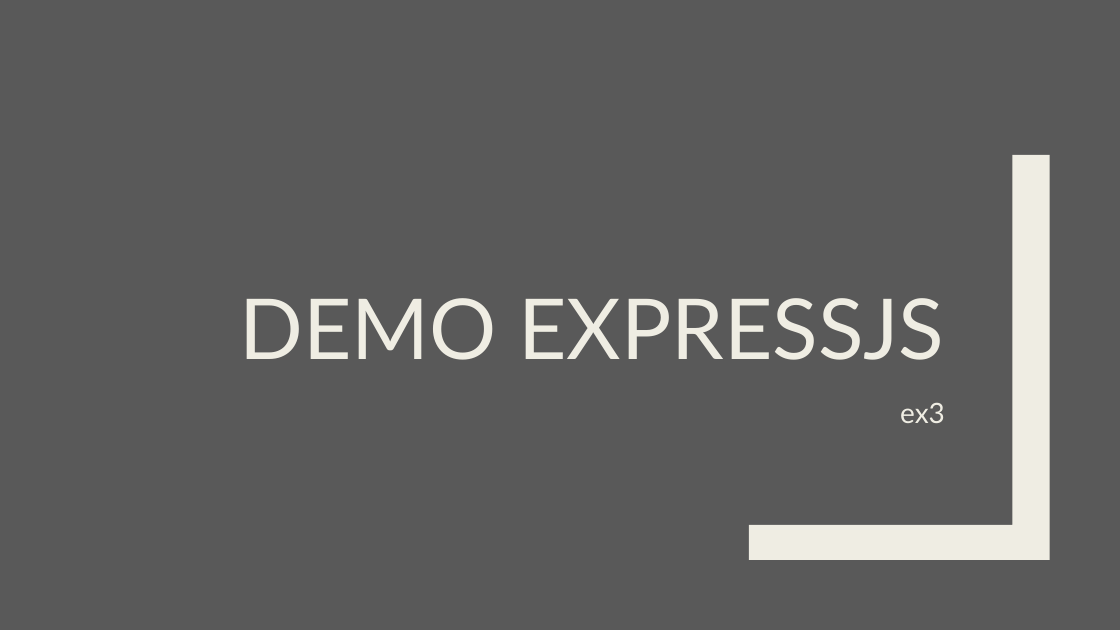
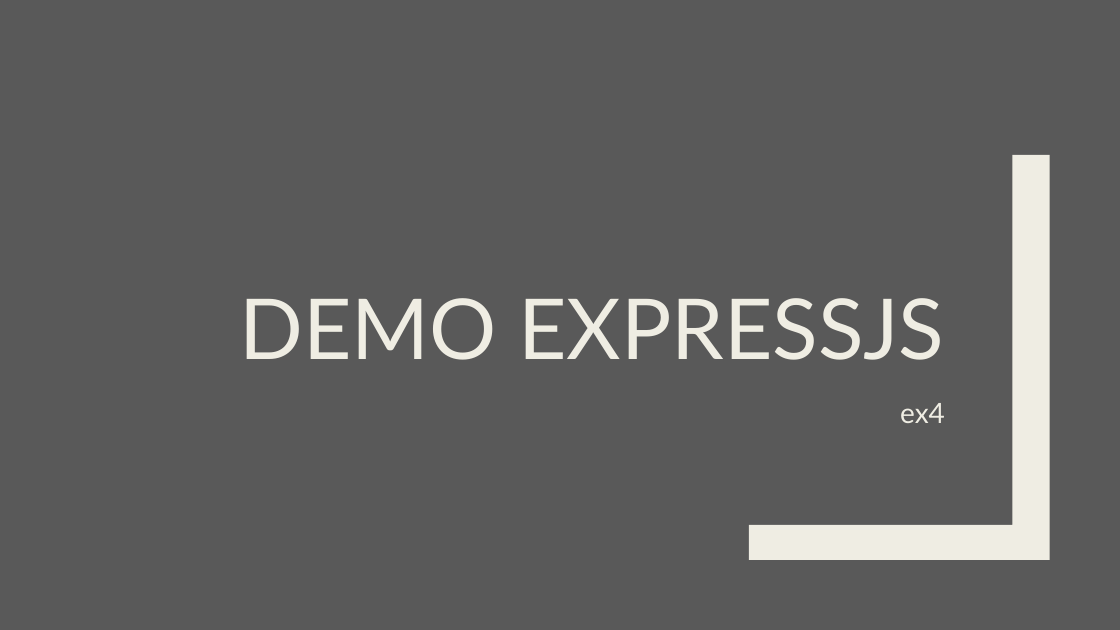
Before and after one commit to pkyurkchiev/mean-stack, a slide deck: slide 26 of presentations/nodeJS.pptx. Drawn at 1120x630 pixels with LibreOffice and Linux fonts; fonts in the diff are those of the drawing. Boxes give left, top, right and bottom in pixels: in the first picture for what was removed or moved away, otherwise in the second. Text is boxed around its words. In the diff, an @@ line names an element or a change of style, - is before the commit and + after.

```diff
--- a/presentations/nodeJS.pptx
+++ b/presentations/nodeJS.pptx
@@ text at (900,403,945,423): text changed @@
-ex3
+ex4
```
Also in this commit, not shown: 2 other slides changed, 20 other files.
